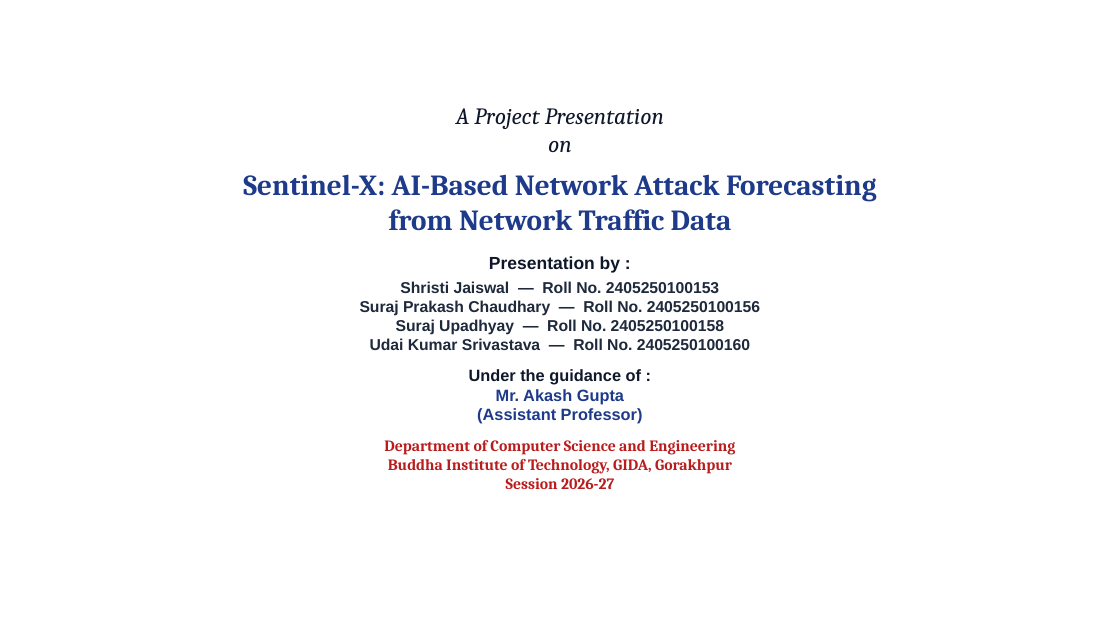
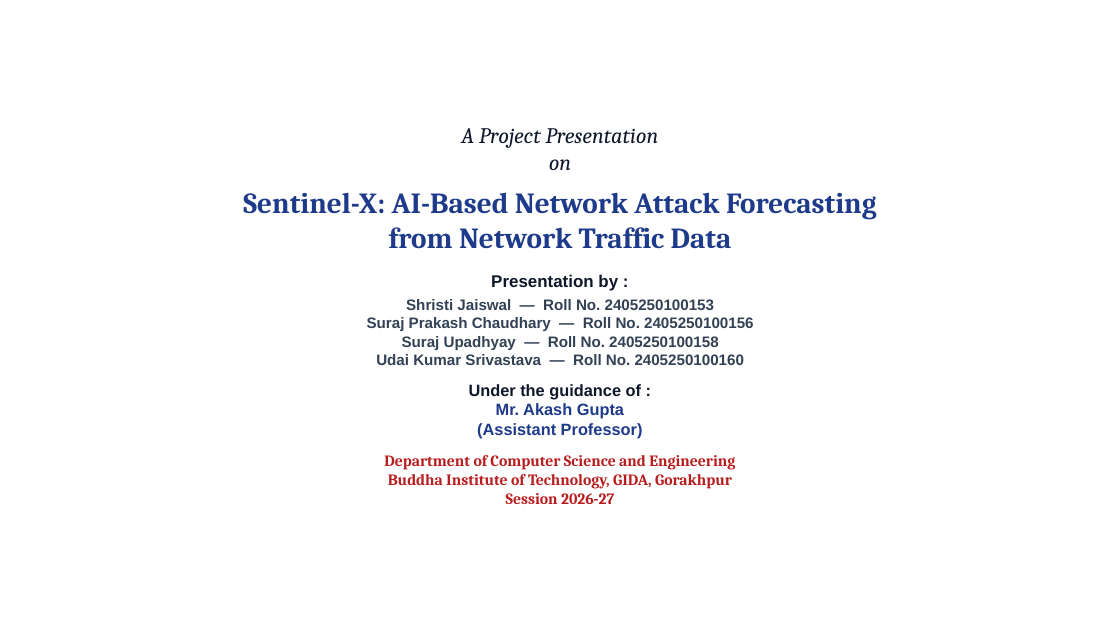
Before and after one commit to surajbuilds53/sentinel-x, a slide deck: slide 1 of Sentinel-X_Presentation.pptx. Drawn at 1120x630 pixels with LibreOffice and Linux fonts; fonts in the diff are those of the drawing; background and template pictures are left out. Boxes give left, top, right and bottom in pixels: in the first picture for what was removed or moved away, otherwise in the second. Text is boxed around its words. In the diff, an @@ line names an element or a change of style, - is before the commit and + after.

Commit message:
feat(presentation): add tabular Project Content, 7-paper Literature Review and matching References

```diff
--- a/Sentinel-X_Presentation.pptx
+++ b/Sentinel-X_Presentation.pptx
@@ text "A Project Presentation on": place and size @@
-text "A Project Presentation on" at <box>243,108,877,489</box>
+text "A Project Presentation on" at <box>243,128,877,504</box>
@@ text at <box>367,128,753,365</box>: size 20 to 19 pt in "A Project Presentation on"; size 15 to 14.5 pt in "Presentation by :"; size 13.5 to 13 pt, text colour #1E293B to #334155 in "Shristi Jaiswal — Roll No. 2405250100153", "Suraj Prakash Chaudhary — Roll No. 2405250100156", "Suraj Upadhyay — Roll No. 2405250100158", "Udai Kumar Srivastava — Roll No. 2405250100160" @@
```
Also in this commit, not shown: 13 other slides changed, 3 slides added, 2 other files.
